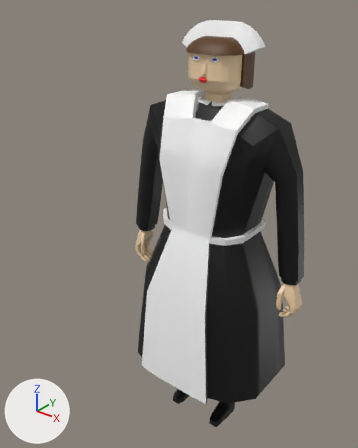
The FBX model Blender Game/turret.fbx as it was, and as the next commit left it.
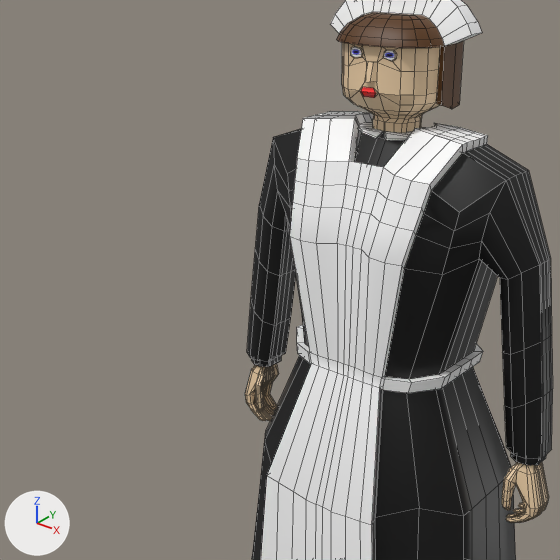
Each version appears first whole from a 50 mm camera at (0.0651, -0.095, 0.1291) aimed at (-0.0058, -0.0064, 0.0742), and next in a close-up on the part from 0% to 86% of the width and 6% to 75% of the height. The lights are fixed; the arrows at lower left show +X, +Y and +Z. The close-ups show mesh edges as thin lines. Where no turn or scale is listed for an object, it has been applied to the vertices. Vertices at the same position are counted once.
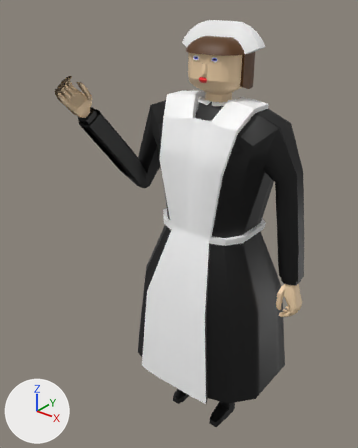
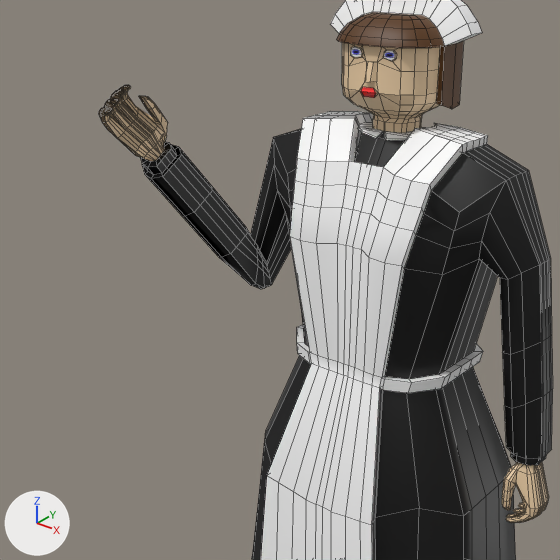
Where the change shows, as pixel boxes [x1, y1, x2, y2] in the close-ups (560 x 560 px; the box of a moved part takes in the faces that stretch with it):
'pCube3', reshaped
    before: [245, 0, 553, 560]
    after: [99, 0, 553, 560]
part 1 of me_mesh, moved or reshaped
    before: [245, 141, 295, 421]
    after: [99, 85, 291, 288]
part 2 of me_mesh, surface changed
    before: [250, 262, 296, 362]
    after: [183, 216, 265, 289]

Patch to the scene script:
```diff
--- a/Blender Game/turret.fbx.py
+++ b/Blender Game/turret.fbx.py
@@ me_mesh @@
 # used by ob_pcube3; location = (0.0, 0.0, 0.0583)
-me_mesh.from_pydata(...)  # 2084 vertices, 2075 faces; spans x -0.0264..0.0263, y -0.0161..0.0148, z -0.0446..0.0635
+me_mesh.from_pydata(...)  # 2113 vertices, 2105 faces; spans x -0.0266..0.0263, y -0.0265..0.0148, z -0.0446..0.0635
+# me_mesh part 1: 64 vertices moved from x -0.0258..-0.017, y -0.0025..0.0031, z 0.0082..0.0332 to x -0.0246..-0.017, y -0.0165..-0.0029, z 0.022..0.0364; 423 vertices removed from x -0.0264..-0.0213, y -0.0032..0.0026, z -0.0034..0.0082; 452 vertices added at x -0.0266..-0.0193, y -0.0265..-0.0057, z 0.0299..0.0527
+# me_mesh part 2: 30 kept faces spanning x -0.0246..-0.0173, y -0.0165..-0.0042, z 0.022..0.0352 get new texture (UV) coordinates
 me_mesh.materials.append(mat_lambert2)
```
